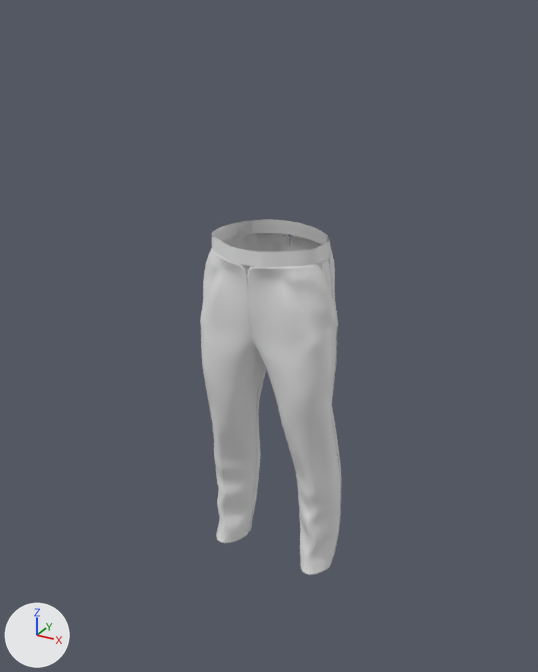
The Blender file Scenes/CarlosSA_MarchBatch_Global_File_01.blend, before and after one commit.
Rendered twice from a 50 mm camera at (0.84, -1.557, 1.519) aimed at (0.004, -0.038, 0.759). The axes (+X, +Y, +Z) are drawn at lower left. The lights are the same throughout.

The first picture shows 'BELT.001', 'LEG_BACK_RIGHT', 'LEG_FRONT_RIGHT'.
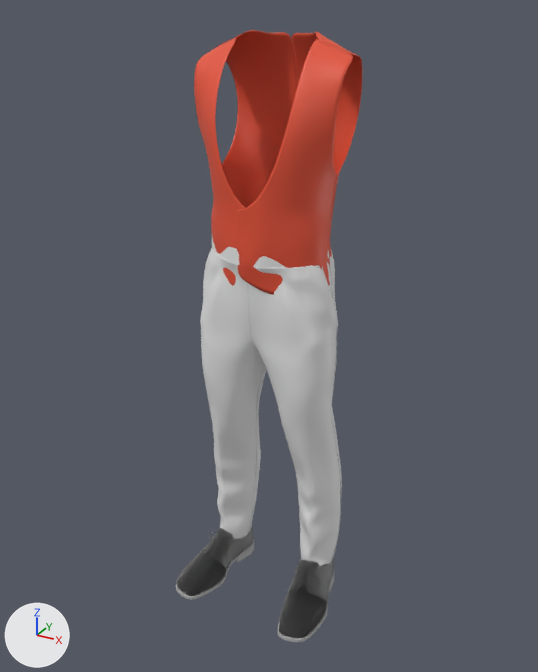
Changed parts and their boxes (x1, y1, x2, y2) in the pictures (538 x 672 px):
'FRONT_LEFT.001', added (red)
    after: (236, 39, 353, 294)
'SM_CarlosSA_Waistcoat_StaticPart_02.001', added (red)
    after: (214, 30, 297, 208)
'SM_CarlosSA_Shoes', added
    after: (176, 527, 335, 642)
    faces in mat_wire_115115115 (grey #b3b3b3): (176, 527, 334, 638)
    faces in mat_wire_115115115_001 (grey #b3b3b3): (176, 538, 335, 642)
'FRONT_RIGHT.001', added (red)
    after: (194, 38, 245, 286)
'SM_CarlosSA_Waistcoat_StaticPart_01.001', added (red)
    after: (292, 31, 362, 255)
'BELT.001', unchanged, covered by the edit
    before: (212, 219, 332, 267)
    after: (212, 238, 332, 267)
'LEG_BACK_RIGHT', unchanged, covered by the edit
    before: (222, 233, 341, 556)
    after: (248, 250, 342, 559)

Edits to the bpy script that builds the scene:
```text
Add ob_sm_carlossa_waistcoat_staticpart_02_001:
    ob_sm_carlossa_waistcoat_staticpart_02_001 = bpy.data.objects.new('SM_CarlosSA_Waistcoat_StaticPart_02.001', me_retopoflow_003_1)  # 80 vertices, 59 faces; spans x -0.186..0.0, y 0.002..0.128, z 0.892..1.477; in mat_matériau (red #e75337); modifiers SUBSURF, SOLIDIFY
    ob_sm_carlossa_waistcoat_staticpart_02_001.location = (0.0, 0.0, 0.0)
Add ob_front_right_001:
    ob_front_right_001 = bpy.data.objects.new('FRONT_RIGHT.001', me_retopoflow_001_1)  # 101 vertices, 78 faces; spans x -0.189..0.027, y -0.142..0.017, z 0.905..1.464; in mat_matériau (red #e75337); modifiers SUBSURF, SOLIDIFY
    ob_front_right_001.location = (0.0, 0.0, 0.0)
Add ob_front_left_001:
    ob_front_left_001 = bpy.data.objects.new('FRONT_LEFT.001', me_retopoflow_006)  # 101 vertices, 78 faces; spans x -0.025..0.189, y -0.144..0.017, z 0.905..1.464; in mat_matériau (red #e75337); modifiers SUBSURF, SOLIDIFY
    ob_front_left_001.location = (0.0, 0.0, 0.0)
Add ob_sm_carlossa_waistcoat_staticpart_01_001:
    ob_sm_carlossa_waistcoat_staticpart_01_001 = bpy.data.objects.new('SM_CarlosSA_Waistcoat_StaticPart_01.001', me_retopoflow_1)  # 80 vertices, 59 faces; spans x 0.0..0.186, y 0.002..0.128, z 0.892..1.477; in mat_matériau (red #e75337); modifiers SUBSURF, SOLIDIFY
    ob_sm_carlossa_waistcoat_staticpart_01_001.location = (0.0, 0.0, 0.0)
Add ob_sm_carlossa_socks:
    ob_sm_carlossa_socks = bpy.data.objects.new('SM_CarlosSA_Socks', me_sm_carlossa_socks)  # 400 vertices, 380 faces; spans x 0.069..0.201, y -0.108..0.076, z -0.001..0.423; in mat_mi_carlossa_static_sock (black #171415); modifiers SOLIDIFY, MIRROR
    ob_sm_carlossa_socks.location = (0.0, 0.0, 0.0)
Add ob_sm_carlossa_shoes:
    ob_sm_carlossa_shoes = bpy.data.objects.new('SM_CarlosSA_Shoes', me_mesh)  # 4874 vertices, 4755 faces; spans x 0.094..0.22, y -0.235..0.075, z -0.018..0.111; in mat_wire_115115115_001 (grey #b3b3b3), mat_wire_115115115 (grey #b3b3b3); modifiers MIRROR
    ob_sm_carlossa_shoes.location = (0.0, 0.0, 0.0)
```
